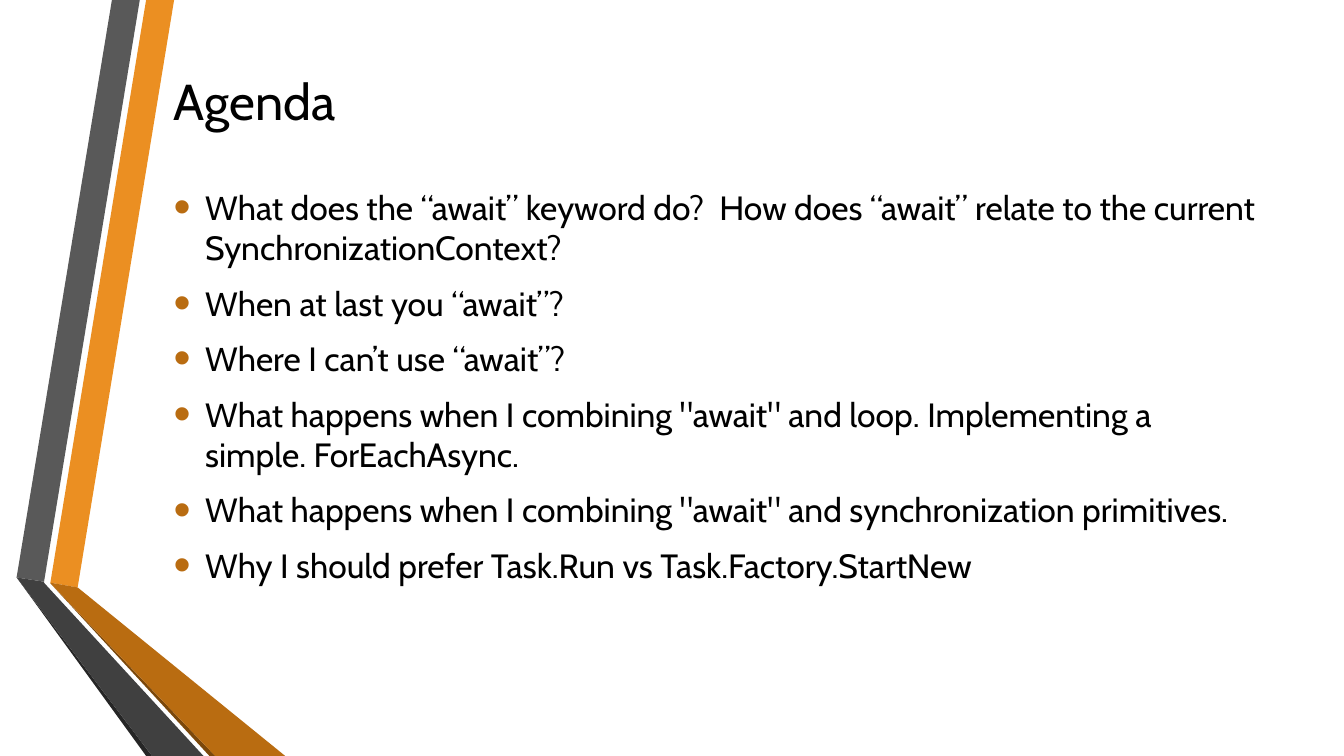
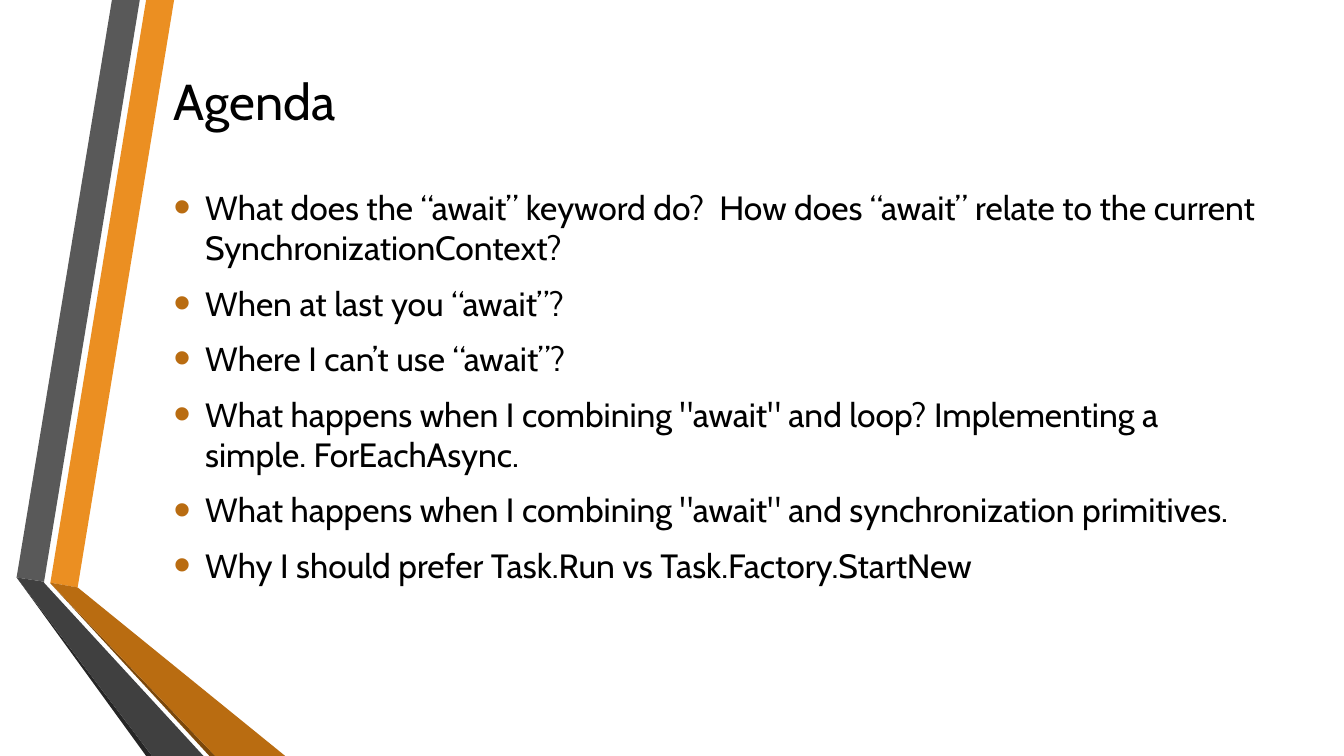
Before and after one commit to sflusov/AsyncAwaitPitfalls, a slide deck: slide 2 of Async Await and their pitfalls.pptx. Drawn at 1344x756 pixels with LibreOffice and Linux fonts; fonts in the diff are those of the drawing; background and template pictures are left out. Boxes give left, top, right and bottom in pixels: in the first picture for what was removed or moved away, otherwise in the second. Text is boxed around its words. In the diff, an @@ line names an element or a change of style, - is before the commit and + after.

Commit message:
Async Await working with lock

```diff
--- a/Async Await and their pitfalls.pptx
+++ b/Async Await and their pitfalls.pptx
@@ text at bbox=[205, 401, 1158, 475]: text changed @@
-• What happens when I combining "await" and loop. Implementing a simple. ForEachAsync.
+• What happens when I combining "await" and loop? Implementing a simple. ForEachAsync.
```
Also in this commit, not shown: 2 other slides changed, 6 slides added, 1 slide removed, 4 other files.
